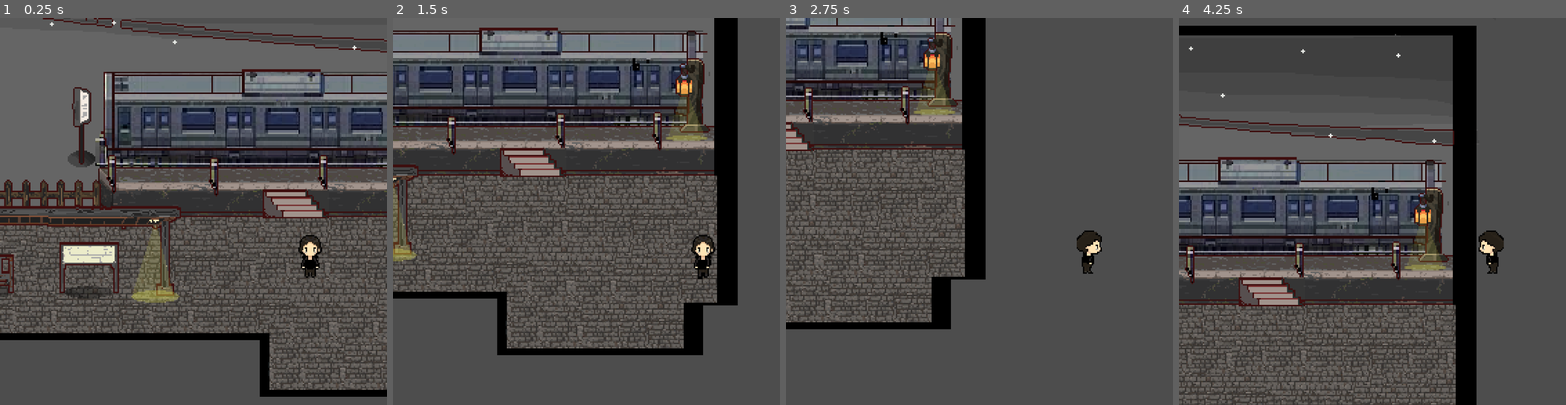
Above: before the commit, frames 1-4 (left to right).
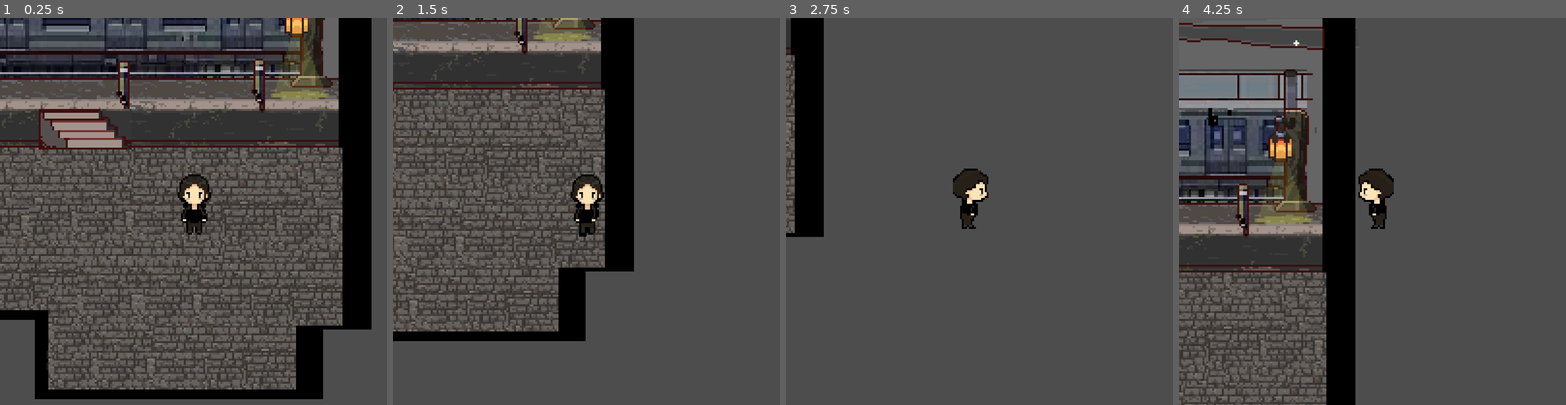
Above: after the commit, the same moments.

Repository: heyscofeild/Get-Bob-to-the-job
Game: Godot game, scene res://complete scenes/trainstation.tscn
Same seed, same stepped clock (60 frames per second), same inputs: the game is played once before the commit and once after it. This scene is started directly instead of the project's main scene.
Inputs:
- Up to frame 1 (0.25 s): no input
- Up to frame 2 (1.5 s): tap Enter at 0.5 s; hold D (move_right) 0.53-1.28 s; tap F (interact) at 0.6, 1.35 s; hold S (move_down) from 1.28 s (still down)
- Up to frame 3 (2.75 s): tap Space at 2 s; release S (move_down) at 2.03 s; hold D (move_right) from 2.03 s (still down); tap F (interact) at 2.1 s
- Up to frame 4 (4.25 s): release D (move_right) at 2.78 s; hold W (move_up) 2.78-3.53 s; tap F (interact) at 2.85, 3.6 s; hold A (move_left) from 3.53 s (still down)

The runs differ from the first frame. In frame 1, 66% of the frame differs, in the area x 0-100%, y 0-99%; in frame 2, 50%; in frame 3, 26%; in frame 4, 50%.

Commit message:
4th commit
added musics and assets

Diff:
--- a/complete scenes/trainstation.tscn
+++ b/complete scenes/trainstation.tscn
@@ -1,7 +1,8 @@
-[gd_scene load_steps=4 format=3 uid="uid://c3hfagrcngxrc"]
+[gd_scene load_steps=5 format=3 uid="uid://c3hfagrcngxrc"]
 
 [ext_resource type="Texture2D" uid="uid://bhyyj4dwgra6" path="res://assets/places/train_station.png" id="1_1ysrl"]
 [ext_resource type="PackedScene" uid="uid://iq52ppkfnxyo" path="res://scenes/bob.tscn" id="2_u1xp2"]
+[ext_resource type="AudioStream" uid="uid://cf1dd7apbhcl4" path="res://music themes/claimed_by_the_void_loop.mp3" id="3_u1xp2"]
 
 [sub_resource type="CapsuleShape2D" id="CapsuleShape2D_1ysrl"]
 radius = 7.78164
@@ -70,8 +71,12 @@
 shape = SubResource("CapsuleShape2D_1ysrl")
 
 [node name="Bob" parent="." instance=ExtResource("2_u1xp2")]
-position = Vector2(103, 30)
+position = Vector2(149, 31)
 
 [node name="Camera2D" type="Camera2D" parent="Bob"]
-position = Vector2(-83, -45)
-zoom = Vector2(5, 5)
+position = Vector2(1, -9)
+zoom = Vector2(7, 7)
+
+[node name="AudioStreamPlayer2D" type="AudioStreamPlayer2D" parent="."]
+position = Vector2(2, -146)
+stream = ExtResource("3_u1xp2")
Binary file added: assets/charachters/Deadpolice.png
Not shown, added: assets/charachters/Deadpolice.png.import
Binary file added: assets/charachters/NPClilgirl.png
Not shown, added: assets/charachters/NPClilgirl.png.import
Not shown, added: music themes/Next to You.mp3.import
Not shown, added: music themes/We are safe.wav.import
Not shown, added: music themes/claimed_by_the_void.mp3.import
Not shown, added: music themes/claimed_by_the_void_loop.mp3.import
Not shown, added: music themes/claimed_by_the_void_loop.wav.import
Not shown, added: music themes/claimed_by_the_void_mix.ogg.import
Not shown, added: music themes/down to business.wav.import
Not shown, added: music themes/fr4s - 8bit2.mp3.import
(and 14 more such lines)
